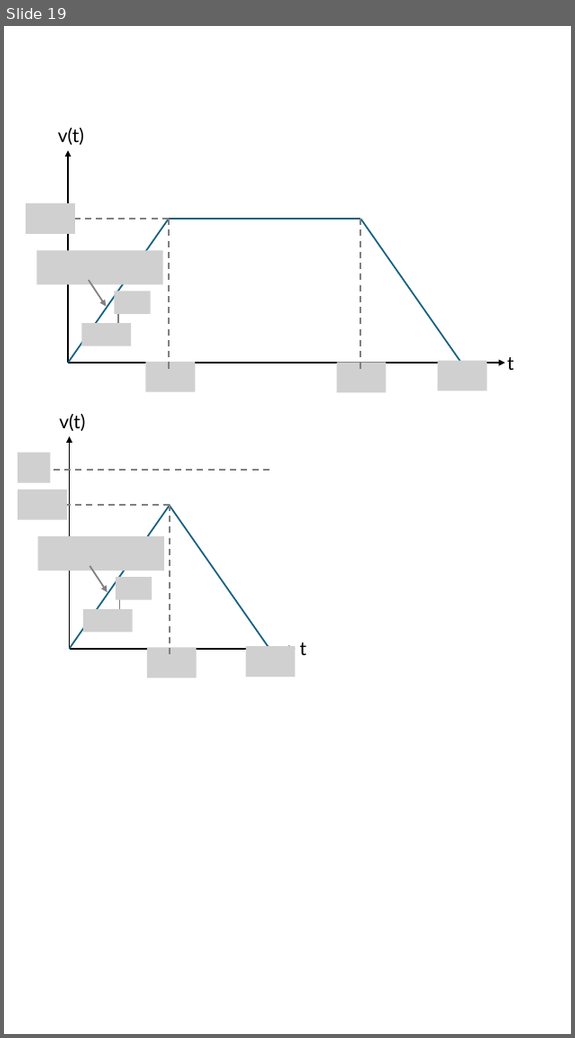
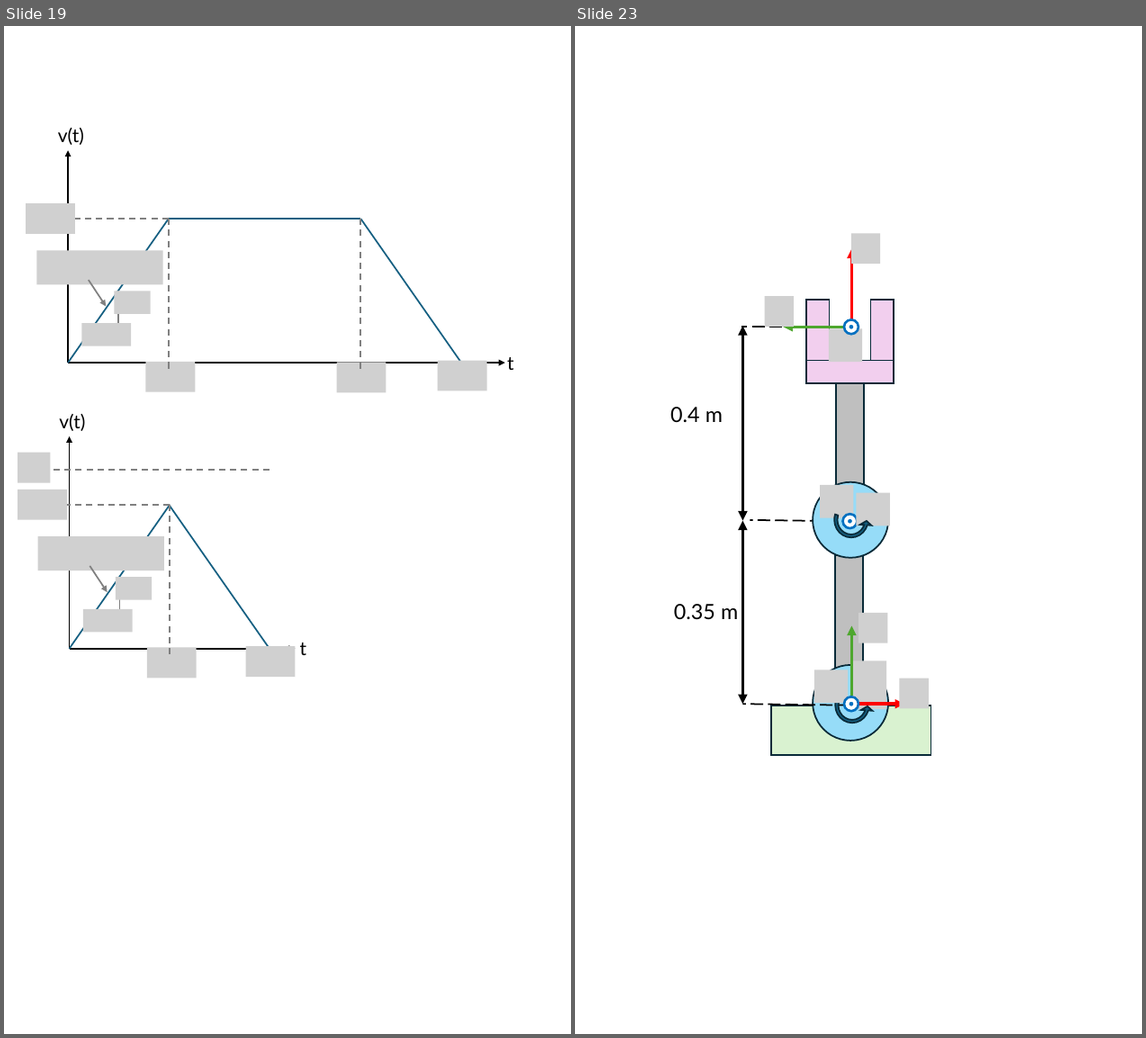
Before and after one commit to iocroblab/from_code_to_robot, a slide deck: robotics/Resources/Images/Robot images.pptx. Shown side by side, each under a label of ours: slide 19 before the commit, slides 19 and 23 after it; the slides between them are not shown. The pictures are 575x1038 and 1146x1038 pixels, drawn with LibreOffice and Linux fonts; fonts in the diff are those of the drawing; grey boxes stand for pictures. Boxes give left, top, right and bottom in pixels: in the first picture for what was removed or moved away, otherwise in the second. Text is boxed around its words. In the diff, an @@ line names an element or a change of style, - is before the commit and + after.

```diff
--- a/robotics/Resources/Images/Robot images.pptx
+++ b/robotics/Resources/Images/Robot images.pptx
@@ slide 23 added at [575, 26, 1142, 1034], background #FFFFFF @@
@@ group added at [670, 233, 931, 755]: 9 pictures, 8 ellipses, 6 rectangles, 4 arrows, 3 lines, 2 double arrows, 2 texts, 2 circular arrows @@
+0.35 m
+0.4 m
```
Also in this commit, not shown: 4 other slides added, 1 slide removed, 2 other files.
